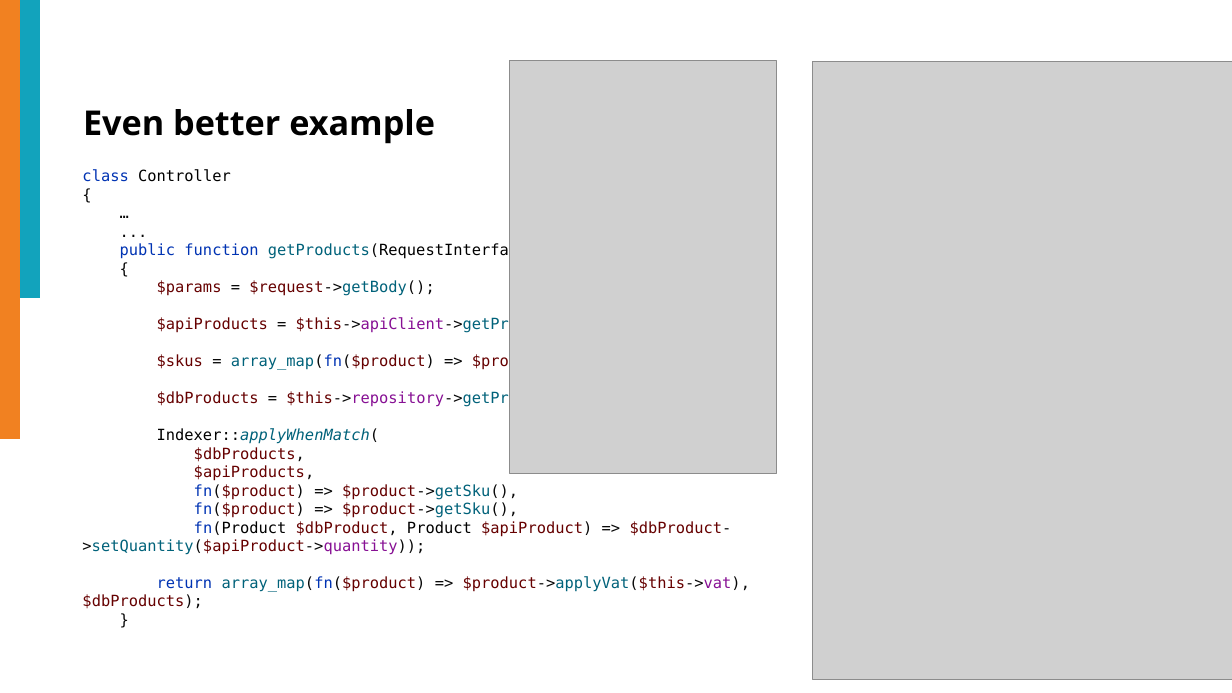
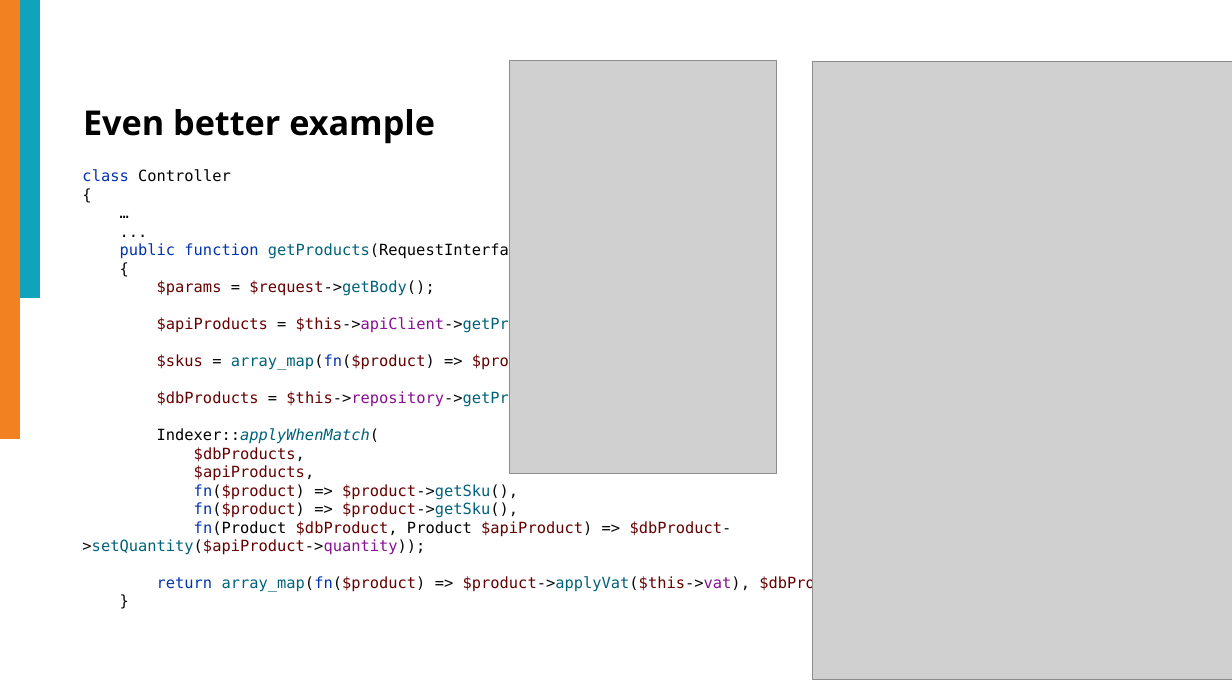
Before and after one commit to kukulis/readable-example, a slide deck: slide 15 of doc/code_readibility_and_reusability.odp. Drawn at 1232x693 pixels with LibreOffice and Linux fonts; fonts in the diff are those of the drawing; grey boxes stand for pictures. Boxes give left, top, right and bottom in pixels: in the first picture for what was removed or moved away, otherwise in the second. Text is boxed around its words. In the diff, an @@ line names an element or a change of style, - is before the commit and + after.

```diff
--- a/doc/code_readibility_and_reusability.odp
+++ b/doc/code_readibility_and_reusability.odp
@@ text "class Controller { …" rewrapped from box(82, 169, 750, 608) to box(82, 169, 880, 592) @@
```
Also in this commit, not shown: 4 other slides changed, 1 other file.
